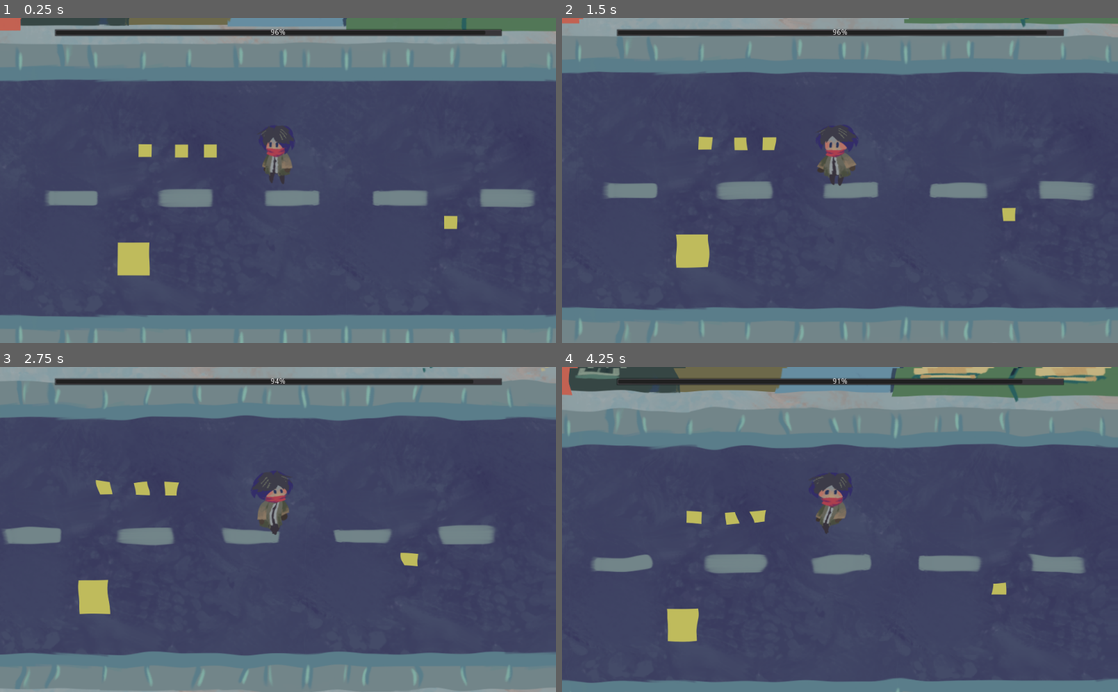
Above: before the commit, frames 1-4 (two rows, left to right).
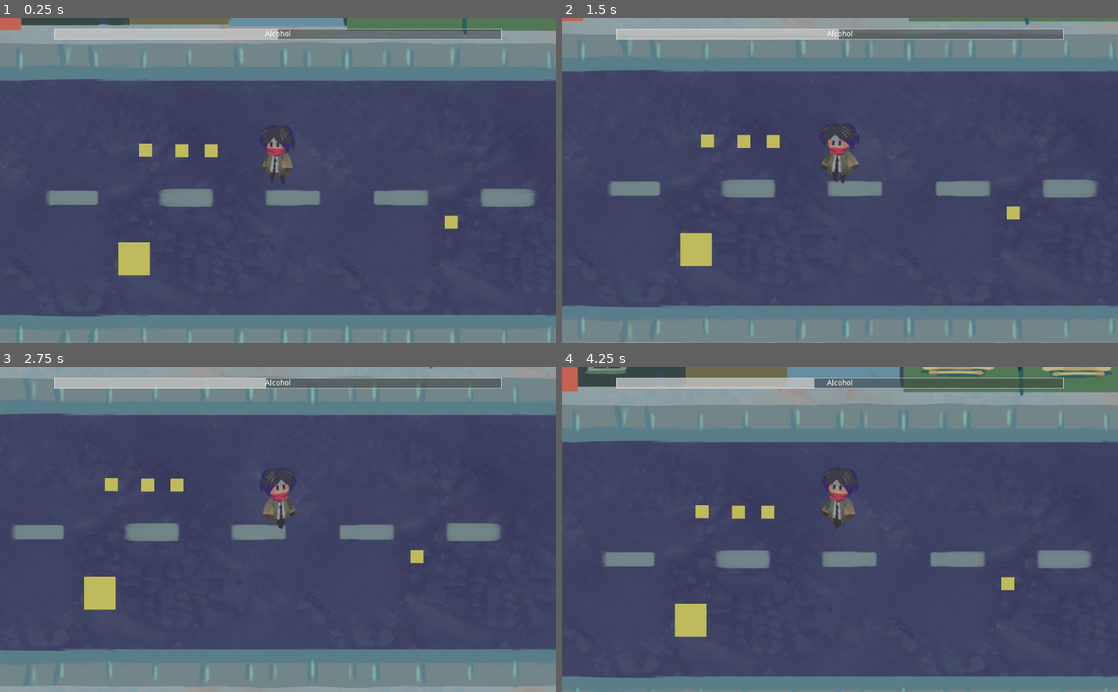
Above: after the commit, the same moments.

Repository: kris-pearman/global-game-jam-2021
Game: Godot game, scene res://Scenes/Game.tscn
Two runs of this game, one before a commit and one after it. Both use one fixed random seed, a clock stepped at 60 frames per second and the inputs below. The engine's default icon, where the game draws it, is replaced by a stand-in: a white triangle on a blue panel in a dark square. Sound files missing from this copy of the repository are replaced by a short silence.
Inputs:
- Up to frame 1 (0.25 s): no input
- Up to frame 2 (1.5 s): tap Enter (ui_accept) at 0.5, 0.77 s; hold Right (right) 0.53-1.28 s; hold Down (down) from 1.28 s (still down)
- Up to frame 3 (2.75 s): tap Enter (ui_accept) at 1.52 s; release Down (down) at 2.03 s; hold Right (right) from 2.03 s (still down)
- Up to frame 4 (4.25 s): release Right (right) at 2.78 s; hold Up (up) 2.78-3.53 s; tap Enter (ui_accept) at 3.02, 3.77 s; hold Left (left) from 3.53 s (still down)

The runs differ from the first frame. In frame 1, 3.0% of the frame differs, in the area x 0-100%, y 0-80%; in frame 2, 7.2%; in frame 3, 9.9%; in frame 4, 13%, in the area x 0-100%, y 0-100%.

Commit message:
game over fade and alcohol label

Diff:
--- a/Global Game Jam 2021/Globals/Events.gd
+++ b/Global Game Jam 2021/Globals/Events.gd
@@ -3,7 +3,8 @@
 var player
 var drunk_effect
 var screenshake
+var drunk_meter
 
-# Player
 signal player_collided_with_pickup(object)
 signal player_moved(player)
+signal game_over()
--- /dev/null
+++ b/Global Game Jam 2021/Scenes/Fade/FadeToBlack.gd
@@ -0,0 +1,18 @@
+extends ColorRect
+
+
+var active = false
+
+
+func _ready():
+	Events.connect("game_over",self,"set_fade_active")
+
+
+func set_fade_active():
+	active = true
+
+
+func _process(delta):
+	if active == true:
+		#color[3] += 0.01
+		color[3] += delta / 2
--- a/Global Game Jam 2021/Scenes/Game.gd
+++ b/Global Game Jam 2021/Scenes/Game.gd
@@ -33,7 +33,7 @@
 #	if Input.is_action_pressed('left'):
 #		if metervalue > 0:
 #			metervalue -= 1
-#	$CanvasLayer/UI/MarginContainer/VBoxContainer/MarginContainer/DrunkBar.value = metervalue
+#	Events.drunk_meter.value = metervalue
 
 
 func updateSoberAudio():
@@ -49,7 +49,7 @@
 	$"Critical Layer".play()
 
 func convertMeterToVol():
-	var currentMeterValue = $CanvasLayer/UI/MarginContainer/VBoxContainer/MarginContainer/DrunkBar.value
+	var currentMeterValue = Events.drunk_meter.value
 	currentMeterValue = (currentMeterValue-100) * -1
 	var threshold = 84
 	var track2Volume = getVolumeDb(currentMeterValue, false, threshold)
--- a/Global Game Jam 2021/Scenes/Game.tscn
+++ b/Global Game Jam 2021/Scenes/Game.tscn
@@ -12,6 +12,17 @@
 [ext_resource path="res://Assets/Tilesets/Road.tscn" type="PackedScene" id=10]
 [ext_resource path="res://Scenes/Collectable/Collectable.tscn" type="PackedScene" id=11]
 [ext_resource path="res://Scenes/DrunkEffect/DrunkEffect.tscn" type="PackedScene" id=12]
+[ext_resource path="res://Scenes/Fade/FadeToBlack.gd" type="Script" id=13]
+
+[sub_resource type="StyleBoxFlat" id=2]
+bg_color = Color( 0.941176, 0.941176, 0.941176, 0.596078 )
+
+[sub_resource type="StyleBoxFlat" id=1]
+bg_color = Color( 0.231373, 0.231373, 0.231373, 0.486275 )
+border_width_left = 1
+border_width_top = 1
+border_width_right = 1
+border_width_bottom = 1
 
 [node name="Game" type="Node"]
 script = ExtResource( 5 )
@@ -19,44 +30,67 @@
 [node name="CanvasLayer" type="CanvasLayer" parent="."]
 
 [node name="DrunkEffect" parent="CanvasLayer" instance=ExtResource( 12 )]
+margin_left = 2.67273
+margin_top = 1.7818
+margin_right = 2.67273
+margin_bottom = 1.7818
 
 [node name="UI" type="Control" parent="CanvasLayer"]
-margin_right = 40.0
-margin_bottom = 40.0
+anchor_right = 1.0
+anchor_bottom = 1.0
 __meta__ = {
 "_edit_use_anchors_": false
 }
 
 [node name="MarginContainer" type="MarginContainer" parent="CanvasLayer/UI"]
-margin_right = 1025.0
-margin_bottom = 54.0
-size_flags_horizontal = 3
-size_flags_vertical = 3
-__meta__ = {
-"_edit_use_anchors_": false
-}
-
-[node name="VBoxContainer" type="VBoxContainer" parent="CanvasLayer/UI/MarginContainer"]
-margin_right = 1025.0
-margin_bottom = 54.0
-
-[node name="MarginContainer" type="MarginContainer" parent="CanvasLayer/UI/MarginContainer/VBoxContainer"]
-margin_right = 1025.0
-margin_bottom = 54.0
+margin_right = 1024.0
+margin_bottom = 60.0
 custom_constants/margin_right = 100
 custom_constants/margin_top = 20
 custom_constants/margin_left = 100
 custom_constants/margin_bottom = 20
 
-[node name="DrunkBar" type="ProgressBar" parent="CanvasLayer/UI/MarginContainer/VBoxContainer/MarginContainer"]
+[node name="DrunkBar" type="ProgressBar" parent="CanvasLayer/UI/MarginContainer"]
 margin_left = 100.0
 margin_top = 20.0
-margin_right = 925.0
-margin_bottom = 34.0
+margin_right = 924.0
+margin_bottom = 40.0
+rect_min_size = Vector2( 0, 20 )
+custom_styles/fg = SubResource( 2 )
+custom_styles/bg = SubResource( 1 )
+percent_visible = false
 script = ExtResource( 3 )
 
-[node name="WithdrawalTimer" type="Timer" parent="CanvasLayer/UI/MarginContainer/VBoxContainer/MarginContainer/DrunkBar"]
+[node name="WithdrawalTimer" type="Timer" parent="CanvasLayer/UI/MarginContainer/DrunkBar"]
 wait_time = 2.0
+
+[node name="CenterContainer" type="CenterContainer" parent="CanvasLayer/UI/MarginContainer"]
+margin_left = 100.0
+margin_top = 20.0
+margin_right = 924.0
+margin_bottom = 48.0
+__meta__ = {
+"_edit_use_anchors_": false
+}
+
+[node name="Label" type="Label" parent="CanvasLayer/UI/MarginContainer/CenterContainer"]
+margin_left = 388.0
+margin_top = 7.0
+margin_right = 436.0
+margin_bottom = 21.0
+text = "Alcohol"
+
+[node name="FadeToBlack" type="ColorRect" parent="CanvasLayer"]
+anchor_right = 1.0
+anchor_bottom = 1.0
+margin_left = -1.05945
+margin_right = -1.05945
+color = Color( 0, 0, 0, 0 )
+script = ExtResource( 13 )
+__meta__ = {
+"_edit_lock_": true,
+"_edit_use_anchors_": false
+}
 
 [node name="Intro" type="AudioStreamPlayer" parent="."]
 stream = ExtResource( 6 )
@@ -111,5 +145,5 @@
 
 [node name="Area2D" parent="." instance=ExtResource( 11 )]
 position = Vector2( 208.235, 411.131 )
-[connection signal="timeout" from="CanvasLayer/UI/MarginContainer/VBoxContainer/MarginContainer/DrunkBar/WithdrawalTimer" to="CanvasLayer/UI/MarginContainer/VBoxContainer/MarginContainer/DrunkBar" method="_on_WithdrawalTimer_timeout"]
+[connection signal="timeout" from="CanvasLayer/UI/MarginContainer/DrunkBar/WithdrawalTimer" to="CanvasLayer/UI/MarginContainer/DrunkBar" method="_on_WithdrawalTimer_timeout"]
 [connection signal="finished" from="Intro" to="." method="_on_Intro_finished"]
--- a/Global Game Jam 2021/Scenes/UI/DrunkBar.gd
+++ b/Global Game Jam 2021/Scenes/UI/DrunkBar.gd
@@ -6,8 +6,9 @@
 
 
 func _ready():
+	Events.drunk_meter = self
 	max_value = 3000
-	value = 2900
+	value = 1500
 	Events.connect("player_collided_with_pickup",self,"on_pickup")
 	Events.connect("player_moved",self,"on_player_moved")
 
@@ -36,8 +37,9 @@
 
 
 func start_game_over_timer():
+	Events.emit_signal("game_over")
 	var timer = Timer.new()
-	timer.wait_time = 1
+	timer.wait_time = 2
 	timer.connect("timeout",self,"_on_game_over_timer_timeout")
 	add_child(timer)
 	timer.start()
Not shown: 1 places in Global Game Jam 2021/Scenes/Game.tscn that only renumber resources
Not shown, changed: .gitignore
